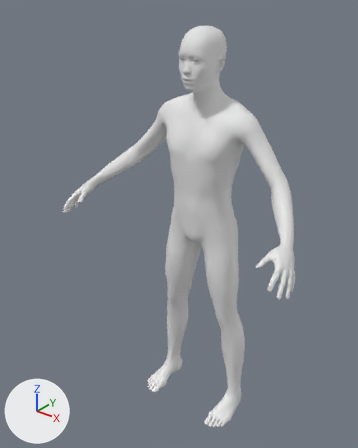
The glTF model game/assets/humans/elf_male_adolescent.glb: old version first, new version second.
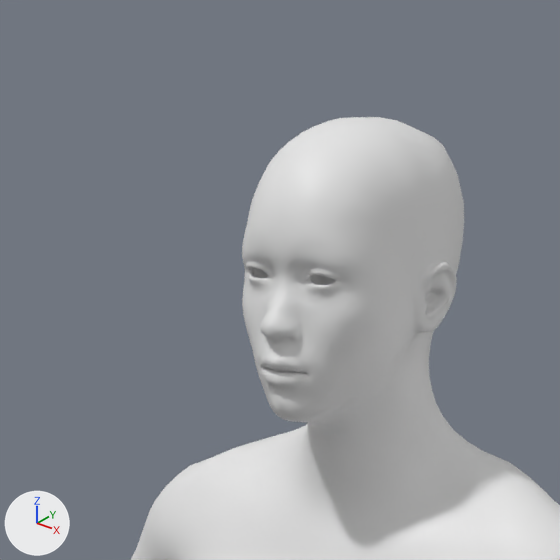
Each version appears first whole from a camera (50 mm lens) standing at (1.243, -1.767, 2.074) and looking at (-0.059, -0.14, 1.065), and next in a close-up on the part from 35% to 69% of the width and 0% to 27% of the height. Every picture has the same lights, and +X, +Y and +Z are marked at lower left. The first two pictures are the older version. Materials are left out; every surface is plain grey. Vertices at exactly the same position are counted once.

The older version as bpy lines, for what is in view:
```python
me_mesh_0 = bpy.data.meshes.new('Mesh_0')
me_mesh_0.from_pydata(...)  # 13380 vertices, 26756 faces; spans x -0.61..0.61, y -0.41..0.1, z 0.0..1.92
ob_body = bpy.data.objects.new('Body', me_mesh_0)
ob_body.location = (0.0, 0.0, 0.0)
```
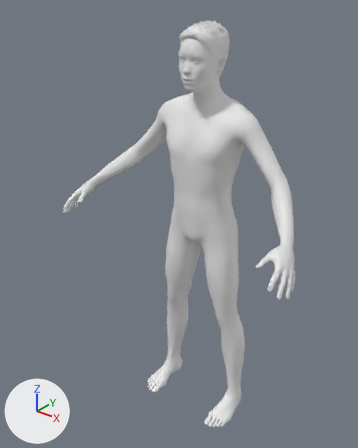
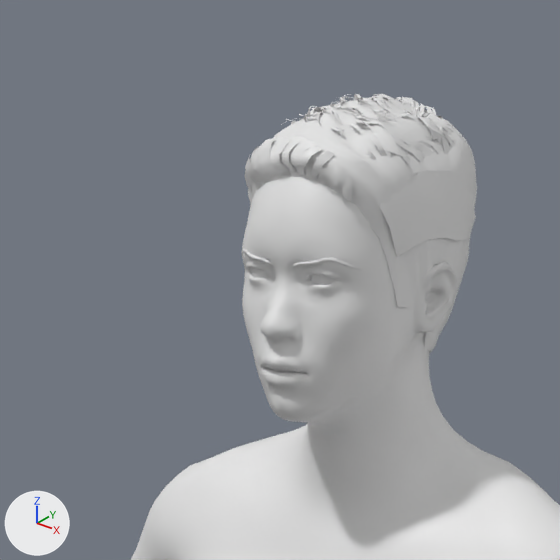
Edits to the bpy script that builds the scene:
```text
Change me_mesh_0:
    used by ob_body; location = (0.0, 0.0, 0.0)
    remove me_mesh_0.from_pydata(...)  # 13380 vertices, 26756 faces; spans x -0.61..0.61, y -0.41..0.1, z 0.0..1.92
    add me_mesh_0.from_pydata(...)  # 16584 vertices, 30798 faces; spans x -0.61..0.61, y -0.41..0.1, z 0.0..1.94
    me_mesh_0 part 1: 3204 vertices added at x -0.08..0.08, y -0.16..0.07, z 1.71..1.94
```

Boxes [x1, y1, x2, y2] around the edits, measured in the close-ups (560 x 560 px):
'Body', reshaped: before [131, 117, 560, 560]; after [131, 94, 560, 560]
part 1 of me_mesh_0, added: after [242, 94, 477, 353]
